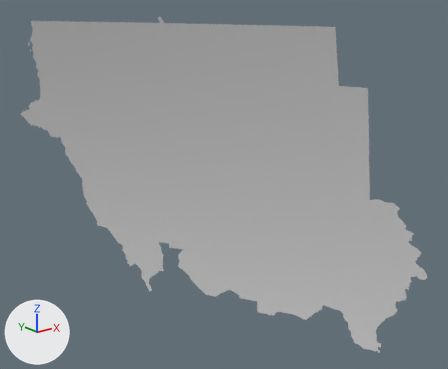
What one commit did to the OBJ model 3dobj/10m/Sudan.obj.
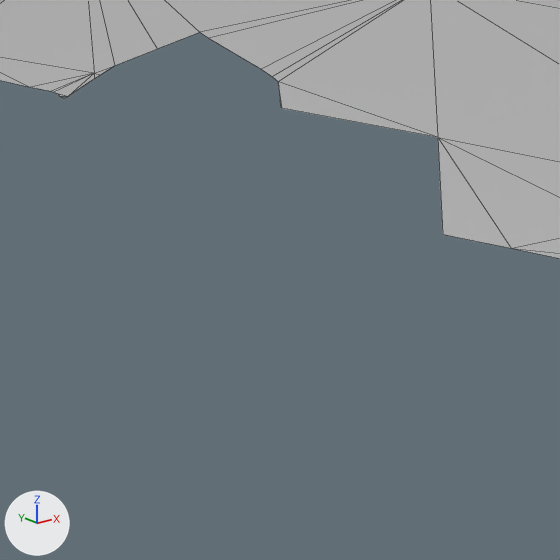
Each version is shown whole from a camera (50 mm lens) standing at (2.922, 0.826, 1.965) and looking at (4.157, 2.369, 1.347), then close up on the part from 46% to 60% of the width and 78% to 95% of the height. The axes (+X, +Y, +Z) are drawn at lower left. The lights are the same throughout. The close-ups show mesh edges as thin lines. Where no turn or scale is listed for an object, it has been applied to the vertices.

Objects in the first close-up: '1_Sudan_sphere.001'.
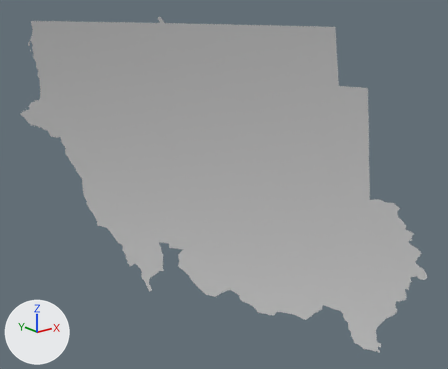
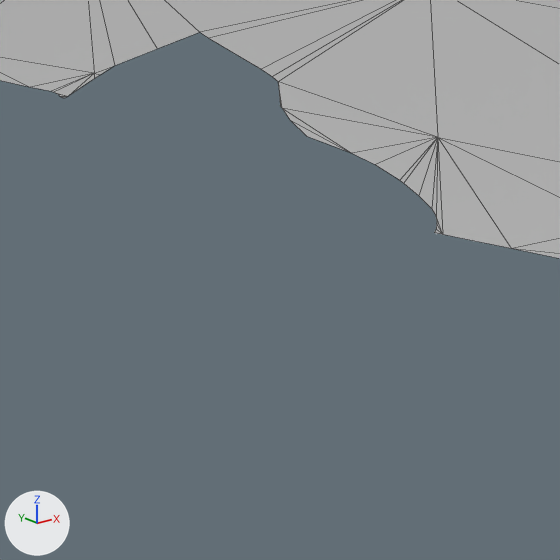
Commit message: Sudan fixed

Pixel boxes (x1, y1, x2, y2) of what changed, in the close-ups (560 x 560 px):
part 1 of me_1_sudan_sphere_001, added: after (282, 108, 443, 234)

Patch to the scene script:
```diff
--- a/3dobj/10m/Sudan.obj.py
+++ b/3dobj/10m/Sudan.obj.py
@@ me_1_sudan_sphere_001 @@
 # used by ob_1_sudan_sphere_001; location = (0.0, 0.0, 0.0)
-me_1_sudan_sphere_001.from_pydata(...)  # 1300 vertices, 1393 faces; spans x 3.708..4.532, y 1.811..2.966, z 0.755..1.891
+me_1_sudan_sphere_001.from_pydata(...)  # 1306 vertices, 1400 faces; spans x 3.708..4.532, y 1.811..2.966, z 0.755..1.891
+# me_1_sudan_sphere_001 part 1
+# 12 vertices are added at x 4.284..4.322, y 2.378..2.431, z 0.81..0.854
+# 13 new faces join them
 me_1_sudan_sphere_001.materials.append(mat_none)
```
